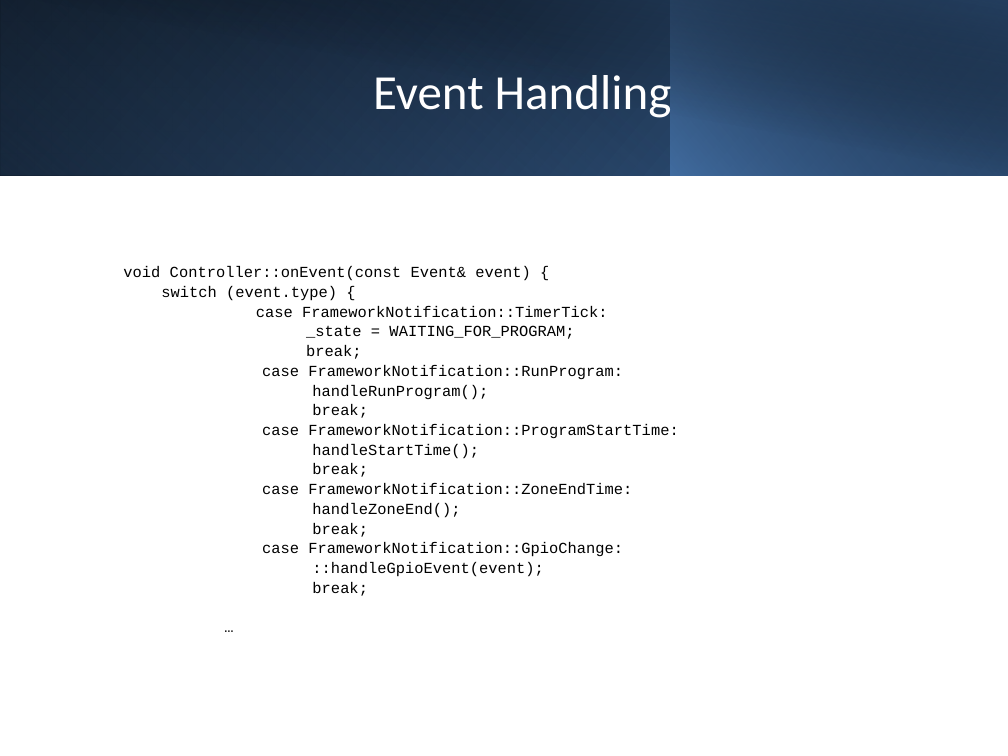
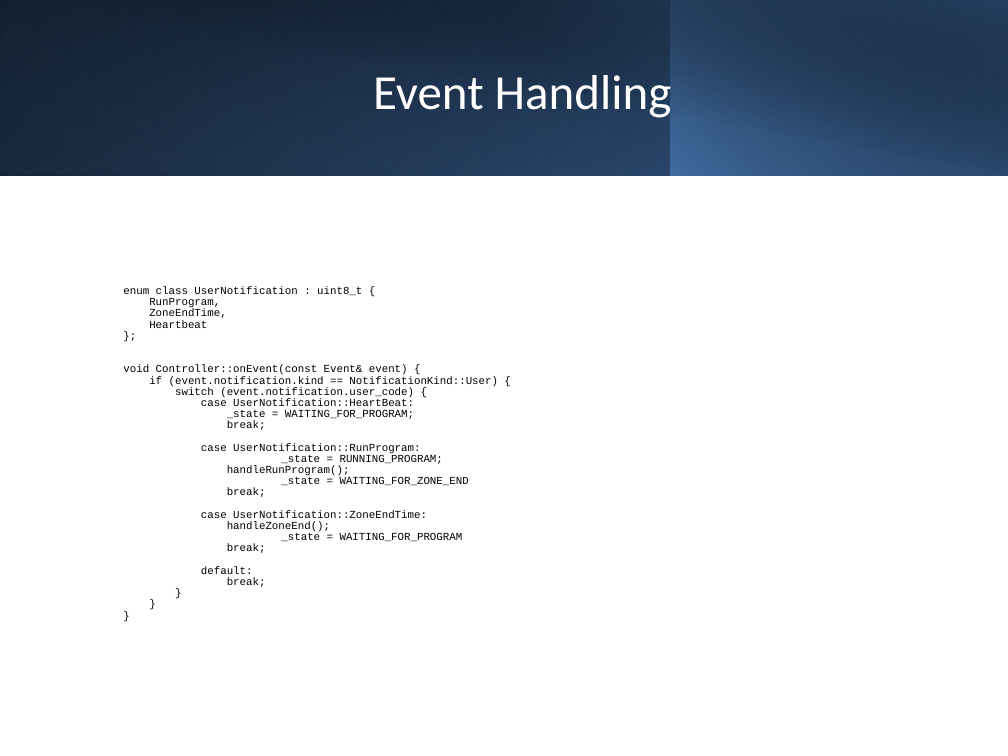
Before and after one commit to Pico-Framework/pico-framework, a slide deck: slide 15 of docs/picoframework_full_presentation_combined.pptx (slide 17 before the commit). Drawn at 1008x756 pixels with LibreOffice and Linux fonts; fonts in the diff are those of the drawing. Boxes give left, top, right and bottom in pixels: in the first picture for what was removed or moved away, otherwise in the second. Text is boxed around its words. In the diff, an @@ line names an element or a change of style, - is before the commit and + after.

```diff
--- a/docs/picoframework_full_presentation_combined.pptx
+++ b/docs/picoframework_full_presentation_combined.pptx
@@ text at [123,287,362,328]: paragraphs added @@
+enum class UserNotification : uint8_t {
+RunProgram,
+ZoneEndTime,
+Heartbeat
+};
@@ text at [123,365,414,587]: size 11 to 7.7 pt in "void Controller::onEvent(const Event& event) {", "_state = WAITING_FOR_PROGRAM;", "break;", "handleRunProgram();" and 3 more places; line spacing 0.9 to 0.7; list level 2 to 1 in "_state = WAITING_FOR_PROGRAM;"; list level 2 to 1 in "break;" @@
@@ text at [149,376,498,406]: text changed; size 11 to 7.7 pt @@
-switch (event.type) {
-  case FrameworkNotification::TimerTick:
+if (event.notification.kind == NotificationKind::User) {
+switch (event.notification.user_code) {
+case UserNotification::HeartBeat:
@@ text at [201,443,443,464]: text changed; size 11 to 7.7 pt @@
-case FrameworkNotification::RunProgram:
+case UserNotification::RunProgram:
+_state = RUNNING_PROGRAM;
@@ text at [281,477,469,486]: paragraph added @@
+_state = WAITING_FOR_ZONE_END
@@ text at [201,510,463,542]: text changed; size 11 to 7.7 pt @@
-case FrameworkNotification::ProgramStartTime:
-handleStartTime();
+case UserNotification::ZoneEndTime:
+handleZoneEnd();
+_state = WAITING_FOR_PROGRAM
@@ text at [201,566,253,574]: text changed; size 11 to 7.7 pt @@
-case FrameworkNotification::ZoneEndTime:
-handleZoneEnd();
+default:
@@ text at [262,542,623,596]: text changed; size 11 to 7.7 pt @@
-case FrameworkNotification::GpioChange:
-::handleGpioEvent(event);
-break;
-…
+}
+}
+}
```
Also in this commit, not shown: 9 other slides changed, 1 slide added, 3 slides removed, 3 other files.
